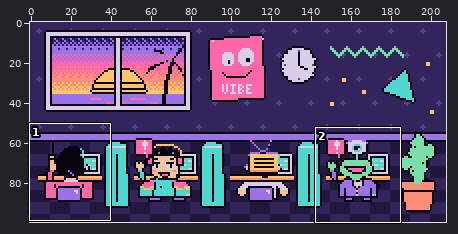
Pixel-art file -- art/h1/floor-crop.aseprite. Above, an overview of the earlier version with the close-up marked.
Close-up. Before the commit:
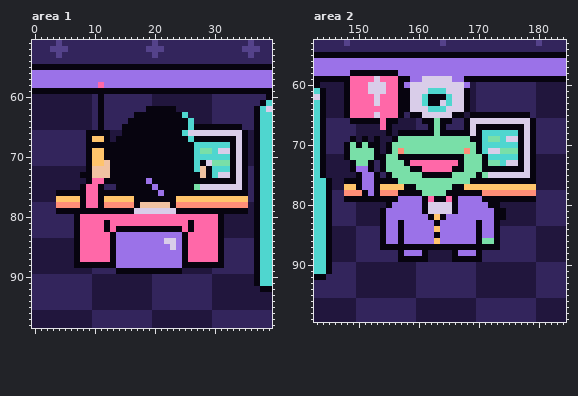
208x100 pixels, 1 frame. Shown: area 1: x 0..39, y 51..98; area 2: x 143..184, y 53..99. The commit also changed other parts of the picture, which this record leaves out.
After the commit:
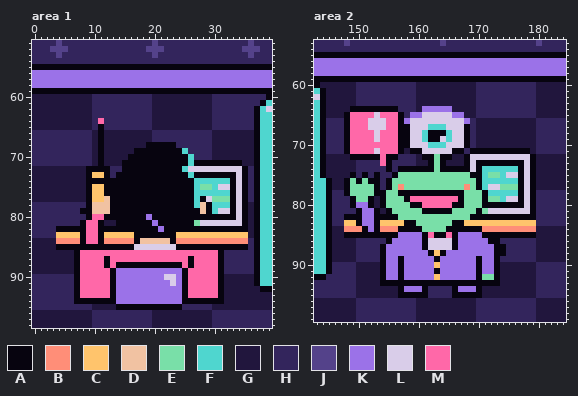
Palette (. is transparent): A #07040f  B #ff8e78  C #ffc46c  D #f1c2a2  E #79dfa8  F #4fd6cf  G #21163d  H #33255c  J #54428a  K #9b72e8  L #d9cde9  M #ff68a8
Diff:
Area 1, layer "cast":
y 58: x 11 M -> K
y 60..61: x 11 A -> H
y 62: x 11 A -> H; x 19..23 AAAAA -> HGGGG
y 63: x 11 A -> H; x 17..25 AAAAAAAAF -> HHHGGGGGG
y 64: x 11 A -> M; x 16..26 AAAAAAAAAAF -> HHHHGGGGGGG
y 65: x 15..34 AAAAAAAAAAAFAAAAAAAA -> HHHHHGGGGGGGGGGHHHHH
y 66: x 9..10 AA -> HG; x 12 A -> G; x 15..35 AAAAAAAAAAFLLLLLLLLLA -> GGGGGHHHHHHHHHHGGGGGG
y 67: x 9..12 ACCA -> HGAG; x 14..35 AAAAAAAAAAAAFAAAAAAALA -> GGGGGGHHHHHHHHHHGGGGGG
y 68: x 9..10 AA -> HG; x 12..18 AAAAAAA -> GGGGGGG; x 24..35 AAAFFFFFFALA -> HHHHHHGGGGGG
y 69: x 9..16 ACCAAAAA -> HGAGGGGG; x 25..35 AAFEEFLLALA -> FHHHHGGGGGG
y 70: x 9..15 ACCAAAA -> HGAGGGG; x 26..35 AFFFFFFALA -> FHHHGGGGGG
y 71: x 9..14 ACCDAA -> HGAGGG; x 26..27 AF -> FA; x 29..32 LEEE -> AAAA; x 34..35 LA -> AG
y 72: x 10..14 DDDAA -> AAAHH; x 25..33 AAFDAFFFA -> FLLLLLLLL
y 73: x 8 A -> G; x 10..13 DDDA -> CCAH; x 26 A -> F; x 28 D -> A; x 30..32 FLL -> AAA
y 74: x 10..11 MM -> AA; x 19 K -> A; x 27..32 AAAAAA -> FFFFFF
y 75: x 8..13 AMMAHH -> GACCAA; x 20 K -> A; x 27..30 ELLL -> FEEF; x 33 L -> A
y 76: x 4..11 AAAAAMMA -> GGGGGACC; x 21 K -> A; x 27..32 AAAAAA -> FFFFFF; x 34 A -> L
y 77: x 4..16 CCCCAMMACCCCC -> GGGGGACCDAAAA; x 24..35 CCCCCCCCCCCC -> AAAFALEEEALA
y 78: x 4..16 BBBBAMMABBBBB -> HHHHHADDDAAAA; x 18..22 DDDDD -> AAAAA; x 24..35 BBBBBBBBBBBB -> AAAFDAFFFALA
y 79: x 4..7 AAAA -> HHHH; x 10..12 AAA -> DDD; x 17..23 LLLLLLL -> AAAAAAA; x 28 A -> D; x 30..32 AAA -> FLL; x 34 A -> L
y 80: x 7..9 AMM -> HHA; x 12..30 MMMMMMMMMMMMMMMMMMM -> AAAAAAAKAAAAAAAAAAA; x 32..35 GGGG -> AALA
y 81: x 7..8 AM -> HA; x 11..25 MAMMMMMMMMMMMMM -> AGGAAAAAAKAAAAA; x 27..35 MMMMAGGGG -> ELLLLLLLA
y 82: x 4..6 HHH -> AAA; x 8 M -> A; x 11 M -> A; x 13 M -> A; x 21 A -> K; x 25 M -> A; x 27..30 MMMM -> AAAA; x 32..35 GGGG -> AAAA
y 83: x 4..8 HHHAM -> CCCCA; x 11..35 MMAKKKKKKKKKKKAMMMMMAGGGG -> ACCCCCAAAAAAACCCCCCCCCCCC
y 84: x 4..8 GGGAM -> BBBBA; x 11..35 MMAKKKKKKKKLLKAMMMMMAHHHH -> ABBBBBADDDDDABBBBBBBBBBBB
y 85: x 4..6 GGG -> AAA; x 8..12 MMMMM -> AAAAA; x 14..22 KKKKKKKKK -> AAALLLLLL; x 24 K -> A; x 26..30 MMMMM -> AAAAA; x 32..35 HHHH -> AAAA
y 86: x 13..25 AKKKKKKKKKKKA -> MMMMMMMMMMMMM
y 87: x 12..26 MAKKKKKKKKKKKAM -> AMMMMMMMMMMMMMA
y 88: x 8..11 AAAA -> MMMM; x 13..25 AKKKKKKKKKKKA -> MAAAAAAAAAAAM; x 27..30 AAAA -> MMMM
y 89: x 7..31 GGGHHHHAAAAAAAAAAAGGGGGHH -> AMMMMMAKKKKKKKKKKKAMMMMMA
y 90: x 7..31 HHHGGGGGGGGGGHHHHHHHHHHGG -> AMMMMMAKKKKKKKKLLKAMMMMMA
y 91: x 7..31 HHHGGGGGGGGGGHHHHHHHHHHGG -> AMMMMMAKKKKKKKKKLKAMMMMMA
y 92..93: x 7..31 HHHGGGGGGGGGGHHHHHHHHHHGG -> AMMMMMAKKKKKKKKKKKAMMMMMA
y 94: x 7..31 HHHGGGGGGGGGGHHHHHHHHHHGG -> AAAAAAAKKKKKKKKKKKAAAAAAA
y 95: x 14..24 GGGGGGHHHHH -> AAAAAAAAAAA
Area 2, layer "cast":
y 58: x 149..156 AAAAAAAA -> KKKKKKKK
y 59: x 149..156 MMMMLMMM -> AAAAAAAA; x 159..167 KKLLLLLKK -> AAAAAAAAA
y 60: x 148..168 AMMMLLLMMAKLLLLLLLLLK -> GGHHHHHHHHHHGGGGGGGGG
y 61: x 148..168 AMMMLLLMMAALLLFFFLLLA -> GGHHHHHHHHHHGGGGGGGGG
y 62: x 148..168 AMMMMLMMMAALLFAAAFLLA -> GGHHHHHHHHHHGGGGGGGGG
y 63: x 148..168 AMMMMLMMMAALLFAALFLLA -> GGHHHHHHHHHHGGGGGGGGG
y 64: x 148..168 AMMMMMMMMAALLLFFFLLLA -> GAAAAAAAAHHHGKKKKKGGG
y 65: x 159..160 AA -> KK; x 166..167 AA -> KK; x 169..178 AAAAAAAAAA -> GHHHHHHHHH
y 66: x 148..179 HAAAAAMAAGGGHAAEAAHHALLLLLLLLLLA -> AMMMLLLMMAKLLLLLLLLLKHGGGGGGGGGG
y 67: x 148..167 HHGGGGMAGGGGHHAEAHHH -> AMMMLLLMMAALLLFFFLLL; x 169..179 LAAAAAAAALA -> HGGGGGGGGGG
y 68: x 148..156 HHGGGGGAG -> AMMMMLMMM; x 159..161 AAA -> LLF; x 163 E -> A; x 165..167 AAA -> FLL; x 169..179 LAFFFFFFALA -> HGGGGGGGGGG
y 69: x 148..179 HAGAGAGGAEEEEEEEEEEEEAAFEEFLLALA -> AMMMMLMMMAALLFAALFLLAHGGGGGGGGGG
y 70: x 149..179 EAEAAGAEEEEEEEEEEEEEEAFFFFFFALA -> MMMMMMMMAALLLFFFLLLAHGGGGGGGGGG
y 71: x 149..169 EEEEAGAEBEEEEEEEEEEBE -> MMMMLMMMAGAALLLLLAAHA; x 171..176 FLLEEE -> AAAAAA; x 178..179 LA -> AG
y 72: x 148..152 AEEEE -> GAAAA; x 154..160 AEEAAAA -> MAAHHHG; x 163 A -> E; x 166..177 AAEEEAFFFFFA -> GGALLLLLLLLL
y 73: x 149..152 AEEA -> GHHH; x 154..170 AEEEAMMMMMMMMAEEE -> MAHHHHGGAEAGGGALA; x 172..176 EEFLL -> AAAAA
y 74: x 149..152 AKKA -> GHHH; x 154..158 AEEEE -> HAHAA; x 161..165 MMMMM -> AAEAA; x 168..176 EEEAAAAAA -> ALAFFFFFF
y 75: x 149..152 GAKK -> AHAH; x 155..156 AE -> HA; x 161..165 AAAAA -> EEEEE; x 169 E -> A; x 171..174 ELLL -> FEEF; x 177 L -> A
y 76: x 149 A -> E; x 151..152 KK -> EA; x 154 A -> H; x 156 A -> E; x 169 A -> E; x 171..176 AAAAAA -> FFFFFF; x 178 A -> L
y 77: x 148..152 CCAKK -> AEEEE; x 154..159 CCCCAA -> HAEBEE; x 166..179 AACCCCCCCCCCCC -> EEBEAFLLEEEALA
y 78: x 148..152 BBBAK -> AEEEE; x 154..156 BBB -> AEE; x 161..164 EEEE -> AAAA; x 168..179 AAABBBBBBBBB -> EEEAFFFFFALA
y 79: x 148 A -> H; x 150..151 AA -> EE; x 153 A -> G; x 155..161 AAKKKKA -> EEEAMMM; x 163..164 AA -> MM; x 166..170 AKKKK -> MAEEE; x 172..176 AAAAA -> EEFLL; x 178 A -> L
y 80: x 149..152 HGGG -> AKKA; x 154..165 GAKKKKKALLLL -> AEEEEAAMMMMM; x 167..171 KKKKK -> AEEEA; x 174..179 GGGGGG -> AAAALA
y 81: x 150..160 GGGGAKKKKKK -> AKKAGAEEEEE; x 162..179 LLLLAKKKKKKAAGGGGG -> AAAAEEEEAELLLLLLLA
y 82: x 148..153 HHGGGG -> AAAKKA; x 155..172 KKKKKKKACAKKKKKKKK -> AAEEEEEEEEEEEEAAAA; x 175..179 GGGGG -> AAAAA
y 83: x 148..179 HHGGGGAKKAKKKKKAKKKKKKAKKAGGGGGG -> CCAKKACCCCAAEEEEEEAACCCCCCCCCCCC
y 84: x 148..156 GGHHHHAKK -> BBBAKABBB; x 158..169 KKKKKCKKKKKK -> AAAEEEEAAAAA; x 171..179 KKAHHHHHH -> BBBBBBBBB
y 85: x 148..153 GGHHHH -> AAAAAA; x 155..157 KKA -> AAK; x 161..162 KK -> AM; x 164..166 KKK -> AMA; x 170..172 AKK -> KAA; x 174..179 HHHHHH -> AAAAAA
y 86: x 154..155 AK -> HA; x 157 A -> K; x 161..166 KKCKKK -> ALLLLA; x 170..172 AEE -> KKA
y 87: x 155..160 AAAAAA -> KKKKKK; x 162..165 AAAA -> LLLL; x 167..172 AAAAAA -> KKKKKK; x 174 H -> A
y 88: x 154..157 HHHA -> AKKK; x 161..166 AGGGGA -> KACAKK; x 170..174 AHHHH -> KKKAA
y 89: x 154..156 HHH -> AKK; x 158..169 AAAAGGGGAAAA -> KKKKKAKKKKKK; x 171..173 HHH -> KKA
y 90: x 154..173 GGGGGGHHHHHHHHHHGGGG -> AKKAKKKKKCKKKKKKAKKA
y 91: x 154..173 GGGGGGHHHHHHHHHHGGGG -> AKKAKKKKKAKKKKKKAKKA
y 92: x 154..173 GGGGGGHHHHHHHHHHGGGG -> AKKAKKKKKCKKKKKKAEEA
y 93: x 154..173 GGGGGGHHHHHHHHHHGGGG -> AAAAAAAAAAAAAAAAAAAA
y 94: x 157..161 GGGHH -> AKKKA; x 166..170 HHHHG -> AKKKA
y 95: x 157..161 GGGHH -> AAAAA; x 166..170 HHHHG -> AAAAA
